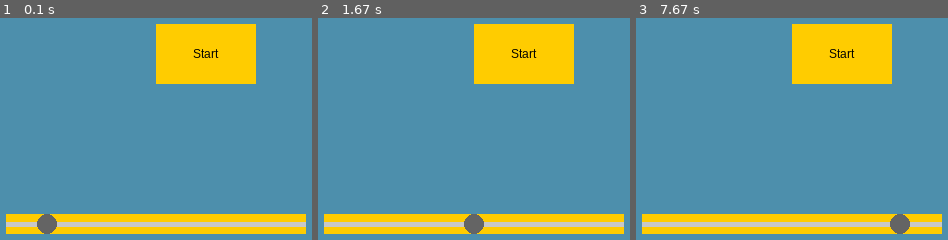
Above: before the commit, frames 1-3 (left to right).
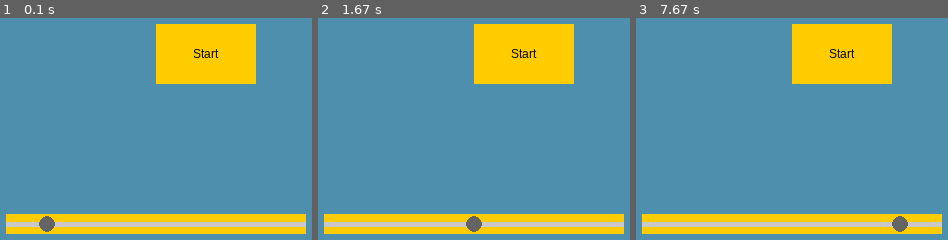
Above: after the commit, the same moments.

Repository: Rushan4ik/yandex_pygame_project
Game: pygame game, started from main.py
The game is run twice, just before and just after one commit, with the same random seed, the same clock (stepped at 60 frames per second) and the same inputs.
Inputs (mouse positions are in pixels of both pictures, inside the frame that each line leads up to):
- Up to frame 1 (0.1 s): no input
- Up to frame 2 (1.67 s): press the mouse at (474, 224) at 0.37 s; move the mouse to (555, 239) at 0.47 s; release the mouse at (outside the picture) at 0.6 s
- Up to frame 3 (7.67 s): click (901, 228) at 7.52 s

The runs differ from the first frame. In frame 1, 0.2% of the frame differs, in the area x 11-19%, y 88-98%; in frame 2, 0.2%; in frame 3, 0.2%.

Commit message:
Улучшение Slider, чтобы можно было двигать. Обновления в сцене для того, чтобы они получали все виды событий

Diff:
--- a/screen_components/scene.py
+++ b/screen_components/scene.py
@@ -21,6 +21,7 @@
         self.buttons.draw(screen)
 
     def handle_event(self, event):
+        self.sliders.update(event=event)
         if event.type == pygame.MOUSEBUTTONDOWN:
             self.handle_press(event)
         if self.level is not None:
--- a/widgets/slider.py
+++ b/widgets/slider.py
@@ -24,7 +24,7 @@
         self.background_color = background_color
         self.rect = self.image.get_rect().move(*position)
         self.min, self.max = min_max_value
-        self.value = value
+        self.value, self.pressed = value, False
         self.value_x = self.value / (self.max - self.min) * self.rect.w
         if handlers is None:
             handlers = []
@@ -34,6 +34,11 @@
     def update(self, event=None) -> None:
         if event is not None:
             if event.type == pygame.MOUSEBUTTONDOWN:
+                self.pressed = True
+                self.handle_press(event.pos)
+            if event.type == pygame.MOUSEBUTTONUP:
+                self.pressed = False
+            if event.type == pygame.MOUSEMOTION and self.pressed:
                 self.handle_press(event.pos)
 
     def handle_press(self, coords):
@@ -53,4 +58,4 @@
     def repaint(self):
         self.image.fill(self.background_color)
         pygame.draw.line(self.image, Color(200, 200, 200), (0, self.rect.h // 2), (self.rect.w, self.rect.h // 2), 5)
-        pygame.draw.circle(self.image, Color(100, 100, 100), (self.value_x, self.rect.h // 2), 10)
+        pygame.draw.circle(self.image, Color(100, 100, 100), (self.value_x, self.rect.h // 2), 8)
